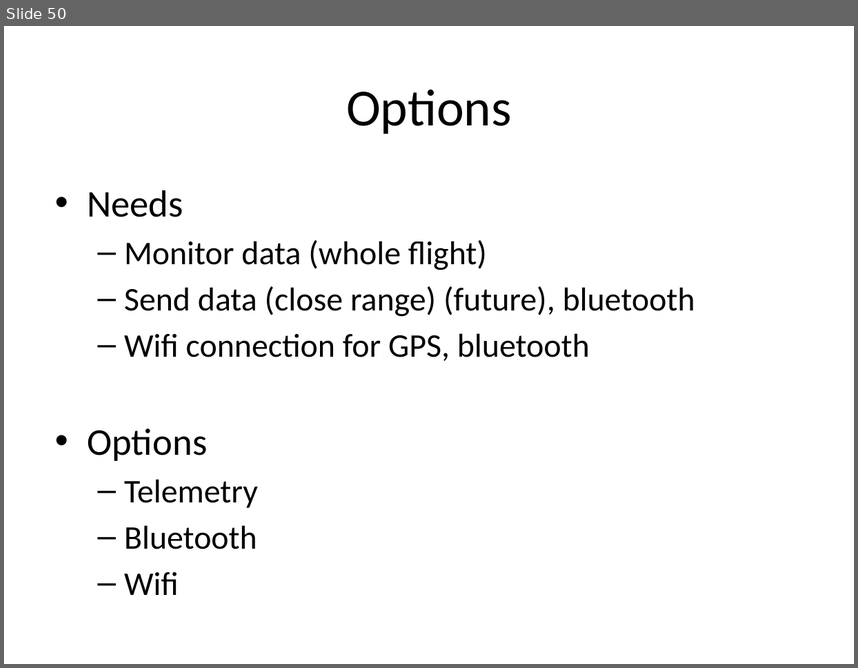
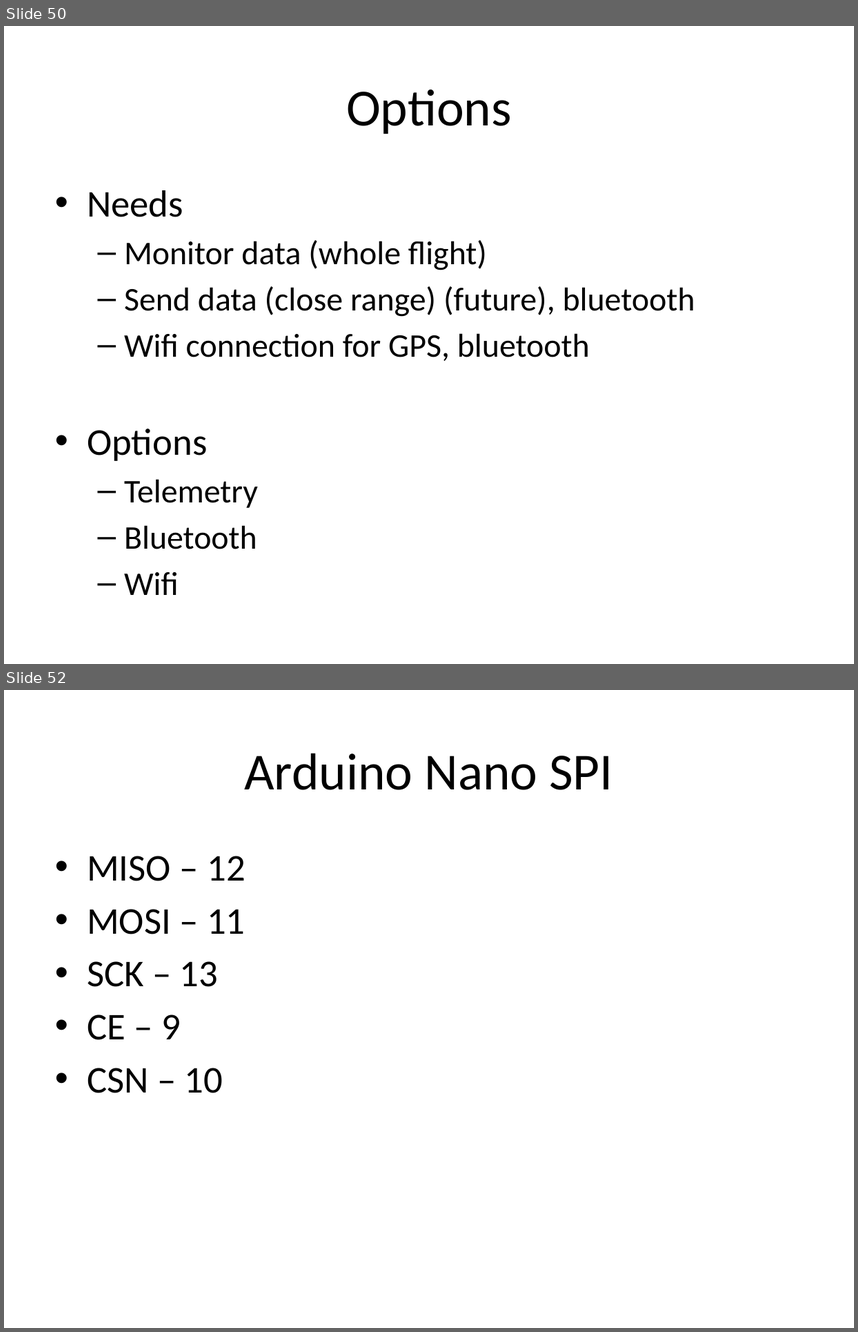
Before and after one commit to malex2/Cpp-Aircraft-Simulation, a slide deck: Simulation Outline.pptx. Shown one above the other, each under a label of ours: slide 50 before the commit, slides 50 and 52 after it; the slides between them are not shown. The pictures are 858x668 and 858x1332 pixels, drawn with LibreOffice and Linux fonts; fonts in the diff are those of the drawing. Boxes give left, top, right and bottom in pixels: in the first picture for what was removed or moved away, otherwise in the second. Text is boxed around its words. In the diff, an @@ line names an element or a change of style, - is before the commit and + after.

```diff
--- a/Simulation Outline.pptx
+++ b/Simulation Outline.pptx
@@ slide 52 added at [4,690,854,1328], background #FFFFFF @@
@@ title added at [244,753,613,790], 44 pt, text #000000 @@
+Arduino Nano SPI
@@ text added at [87,856,245,1093], 32 pt, text #000000 @@
+• MISO – 12
+• MOSI – 11
+• SCK – 13
+• CE – 9
+• CSN – 10
```
Also in this commit, not shown: 1 slide changed, 1 other slide added, 44 other files.
